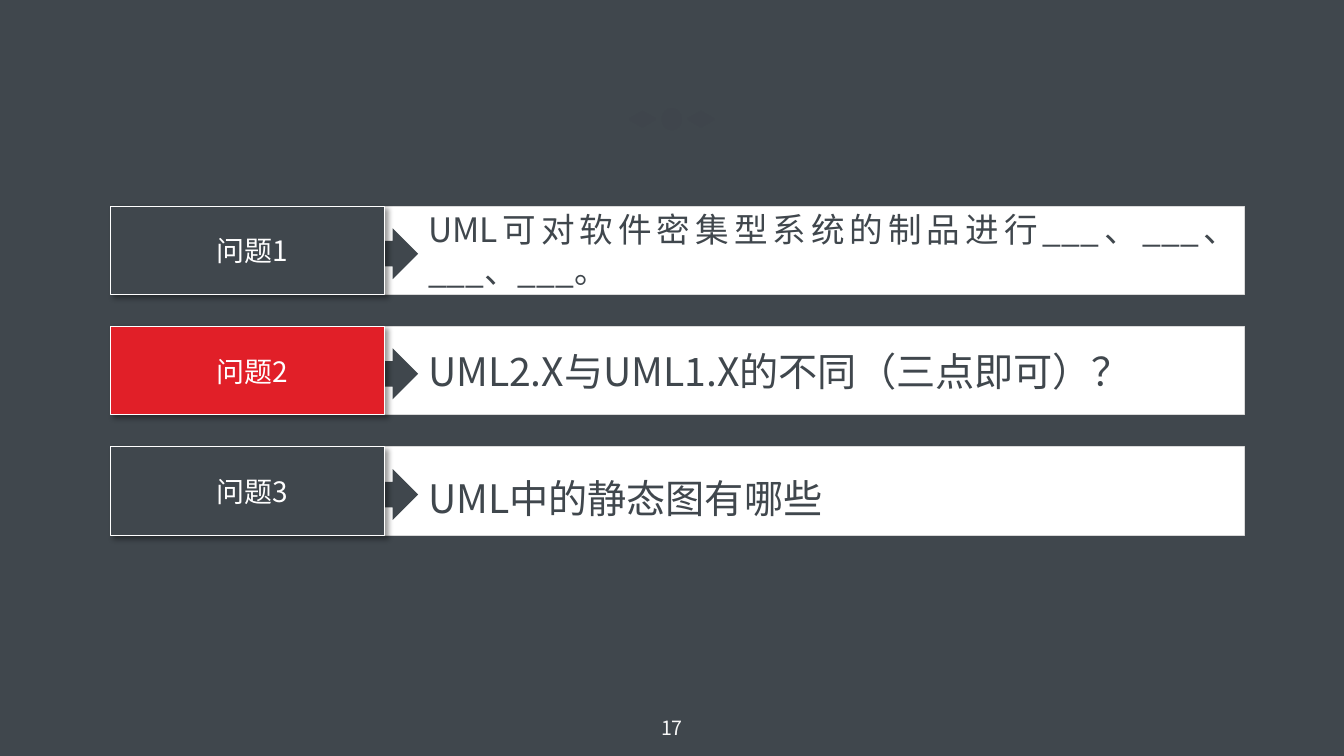
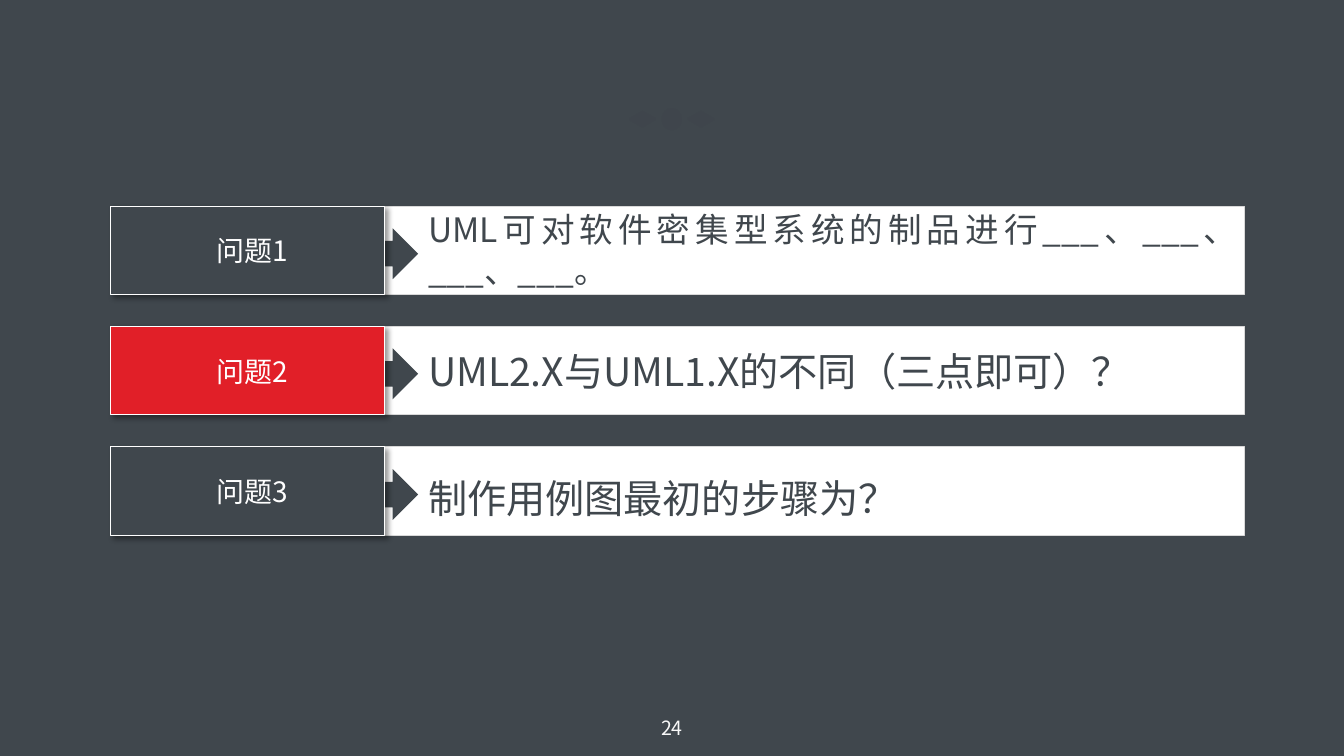
Before and after one commit to PRD2018-G03/PRD2018-G03-SoftwareEngineeringProject, a slide deck: slide 24 of 受控文档/07_其他任务/UML基础IV：综合应用和问题解答/UML基础IV：综合应用和问题解答.pptx (slide 17 before the commit). Drawn at 1344x756 pixels with LibreOffice and Linux fonts; fonts in the diff are those of the drawing; background and template pictures are left out. Boxes give left, top, right and bottom in pixels: in the first picture for what was removed or moved away, otherwise in the second. Text is boxed around its words. In the diff, an @@ line names an element or a change of style, - is before the commit and + after.

```diff
--- a/受控文档/07_其他任务/UML基础IV：综合应用和问题解答/UML基础IV：综合应用和问题解答.pptx
+++ b/受控文档/07_其他任务/UML基础IV：综合应用和问题解答/UML基础IV：综合应用和问题解答.pptx
@@ text at [428, 480, 898, 516]: text changed @@
-UML中的静态图有哪些
+制作用例图最初的步骤为？
@@ page number at [661, 720, 683, 735]: text changed @@
-17
+24
```
Also in this commit, not shown: 7 other slides changed, 10 slides added, 3 slides removed.
